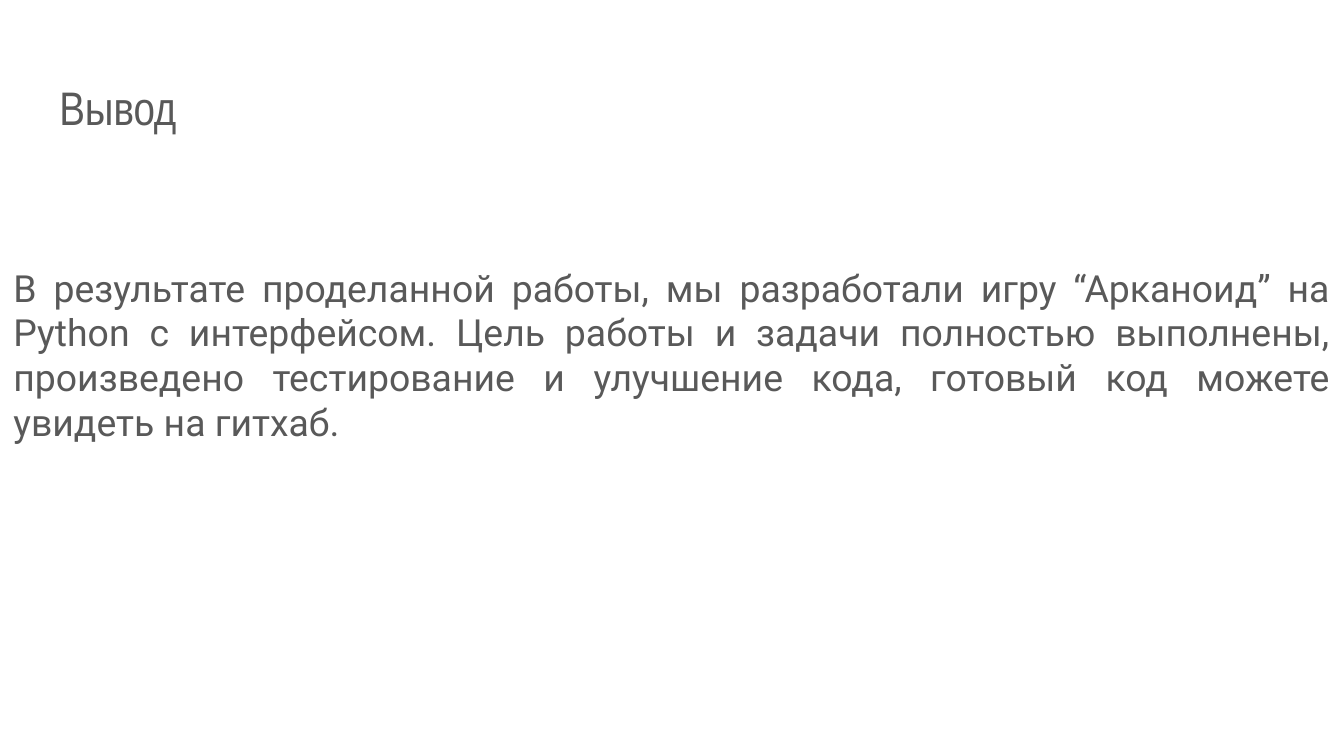
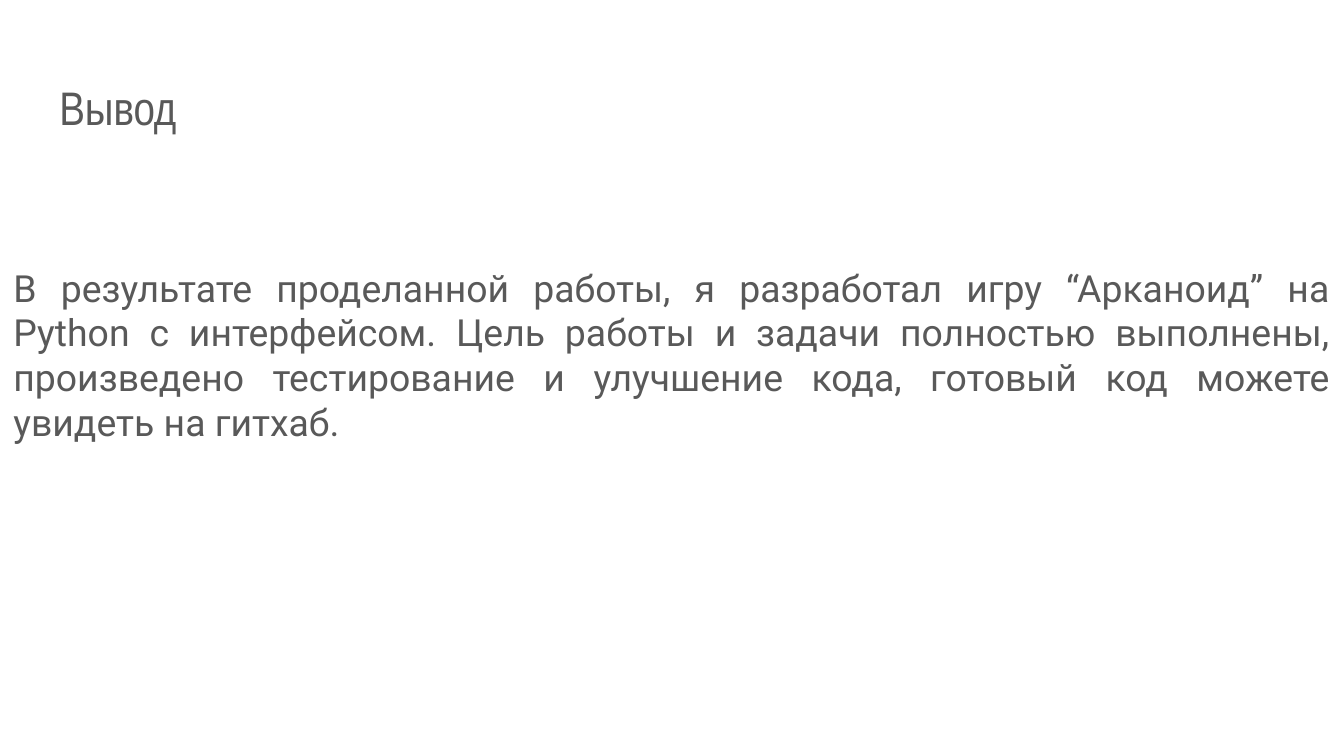
Before and after one commit to Bogdan0520/PZ, a slide deck: slide 16 of Game/Game презентация.pptx. Drawn at 1344x756 pixels with LibreOffice and Linux fonts; fonts in the diff are those of the drawing. Boxes give left, top, right and bottom in pixels: in the first picture for what was removed or moved away, otherwise in the second. Text is boxed around its words. In the diff, an @@ line names an element or a change of style, - is before the commit and + after.

```diff
--- a/Game/Game презентация.pptx
+++ b/Game/Game презентация.pptx
@@ text at (13,273,1329,444): text changed @@
-В результате проделанной работы, мы разработали игру “Арканоид” на Python с интерфейсом. Цель работы и задачи полностью выполнены, произведено тестирование и улучшение кода, готовый код можете увидеть на гитхаб.
+В результате проделанной работы, я разработал игру “Арканоид” на Python с интерфейсом. Цель работы и задачи полностью выполнены, произведено тестирование и улучшение кода, готовый код можете увидеть на гитхаб.
```
Also in this commit, not shown: 2 other slides changed.
